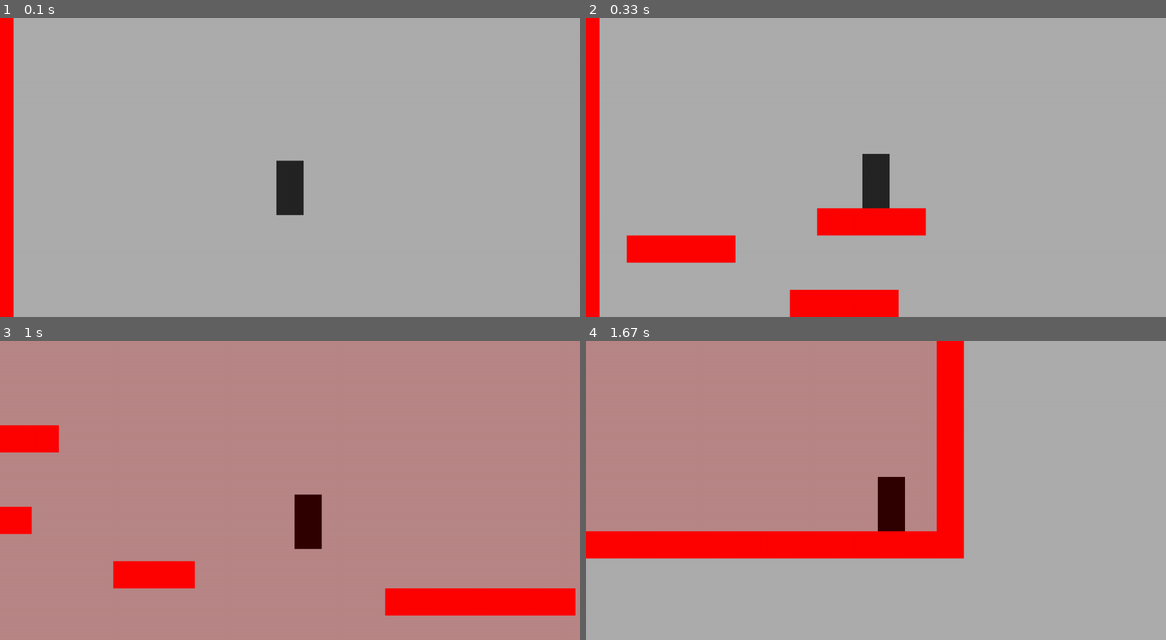
Above: before the commit, frames 1-4 (two rows, left to right).
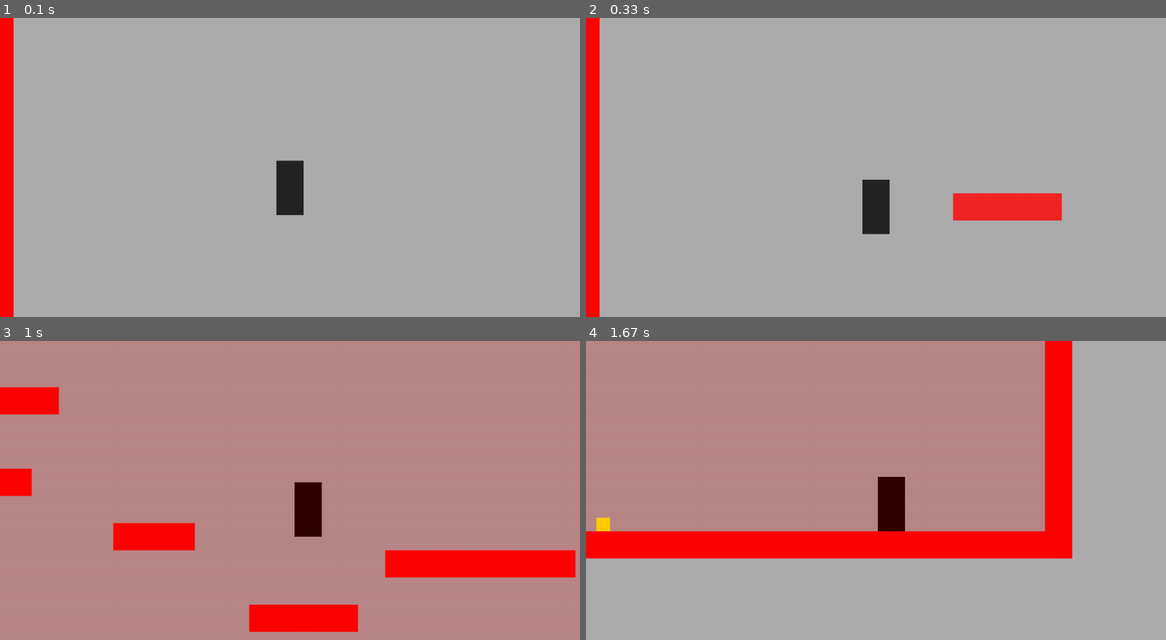
Above: after the commit, the same moments.

Repository: Alecsandr-Medvedev/pygame-project
Game: pygame game, started from scripts/game.py
Same seed, same stepped clock (60 frames per second), same inputs: the game is played once before the commit and once after it.
Inputs:
- Up to frame 1 (0.1 s): no input
- Up to frame 2 (0.33 s): no input
- Up to frame 3 (1 s): tap E at 0.33 s; hold Z from 0.67 s (still down); hold D from 0.67 s (still down); tap X at 0.73 s
- Up to frame 4 (1.67 s): tap X at 1.03, 1.23, 1.53 s; release Z at 1.13 s; release D at 1.13 s; hold D 1.17-1.63 s

Frame 1 is identical in both runs. In frame 2, 7.4% of the frame differs, in the area x 7-83%, y 45-100%; in frame 3, 14%; in frame 4, 17%, in the area x 1-84%, y 0-73%.

Commit message:
Коробки и частично кнопки

Diff:
--- a/data/levels/level1/surface2.txt
+++ b/data/levels/level1/surface2.txt
@@ -26,5 +26,5 @@
 10000000000000000000000000000000000000000000000001
 10000000000000000000000000000000000000000000000001
 10000000000000000000000000000000000000000000000001
-10000000000000000000000400000000000000004000000001
+10000000000000400000000000000040440000000000000001
 11111111111111111111111111111111111111111111111111
--- a/data/levels/level1/surface3.txt
+++ b/data/levels/level1/surface3.txt
@@ -26,5 +26,5 @@
 10000000000000000111000000000000000000000000000001
 10000000000000000000000000000000000000000000000001
 10000000000001110000000000000000000000000000000001
-10000000000000000000000000000000000000000000000001
+10000000000000000000000000000000510000000000000001
 11111111111111111111111111111111111111111111111111
--- a/scripts/classes.py
+++ b/scripts/classes.py
@@ -131,6 +131,7 @@
         super().__init__(pos)
         self.image = pygame.Surface(SIZE_PLAYER)
         self.image.fill('darkred')
+        self.active = False
 
 
 class Platform(Wall):
@@ -171,29 +172,52 @@
 
 
 class Box(Wall):
-    def __init__(self, pos):
+    def __init__(self, pos, level):
         super().__init__(pos)
         self.image.fill('green')
         self.collision = False
         self.last_pos_y = self.rect.y
+        self.surface = 'level1/surface' + str(level) + '.txt'
+        self.x = 0
+        self.y = 0
 
     def update(self, shift_x, shift_y):
         if not self.collision:
             self.last_pos_y = self.rect.y
             self.rect.y += GRAVITY
-            posx = (self.rect.x - shift_x) // CELL_W
-            repaint_map('level1/surface2.txt',
-                        (posx, (self.last_pos_y - shift_y) // CELL_H),
-                        (posx, (self.rect.y - shift_y) // CELL_H), 4)
+            self.x = round((self.rect.x - shift_x) / CELL_W) + 1
+            repaint_map(self.surface,
+                        (self.x, round((self.last_pos_y - shift_y) / CELL_H)),
+                        (self.x, round((self.rect.y - shift_y) / CELL_H)), 4)
+            self.y = (self.rect.y - shift_y) // CELL_H
         self.collision = False
 
     def push_me(self, shift_x, shift_y):
-        posx = (self.rect.x - shift_x) // CELL_W
-        posy = (self.rect.y - shift_y) // CELL_H
-        repaint_map('level1/surface2.txt', (posx, posy), (posx, posy), 0)
+        posx = round((self.rect.x - shift_x) / CELL_W) + 1
+        posy = round((self.rect.y - shift_y) / CELL_H)
+        repaint_map('level1/surface2.txt', (0, 0), (posx, posy), 0)
+        print(posx, posy)
+
+
+class Button(pygame.sprite.Sprite):
+    def __init__(self, pos, type):
+        super().__init__()
+        self.image = pygame.Surface((CELL_W // 2, CELL_H // 2))
+        self.image.fill('yellow')
+        self.rect = self.image.get_rect()
+        self.rect.x, self.rect.y = pos[0] + CELL_W // 2, pos[1] + CELL_H // 2
+        self.active = False
+        self.type = type
+
+    def update(self):
+        if self.active:
+            self.type.active = True
+
 
 
 def repaint_map(map, pos1, pos2, type):
+    if pos1 == pos2:
+        return
     file = [[int(j) for j in i.strip()] for i in open('../data/levels/' + map).readlines()]
     file[pos1[1]][pos1[0]] = 0
     file[pos2[1]][pos2[0]] = type
--- a/scripts/constants.py
+++ b/scripts/constants.py
@@ -21,6 +21,7 @@
 walls = pygame.sprite.Group()
 platforms = pygame.sprite.Group()
 boxes = pygame.sprite.Group()
+buttons = pygame.sprite.Group()
 
 screen = pygame.display.set_mode((WIDTH, (HEIGHT - 60)))
 fantom_screen = pygame.display.set_mode((WIDTH, (HEIGHT - 60)))
--- a/scripts/game.py
+++ b/scripts/game.py
@@ -1,6 +1,6 @@
-from constants import screen, fantom_screen, boxes, all_sprites, platforms, fantom_all_sprites, walls, clock, FPS, MAP1, MAP2, MAP3,\
+from constants import screen, fantom_screen, boxes, all_sprites, platforms, buttons, fantom_all_sprites, walls, clock, FPS, MAP1, MAP2, MAP3,\
     CELL_H, CELL_W
-from classes import Player, Wall, Camera, Door, Platform, Box
+from classes import Player, Wall, Camera, Door, Platform, Box, Button
 import pygame
 
 
@@ -27,14 +27,18 @@
     return platform
 
 
+def load_button(line, i, j, shift_x, shift_y, door):
+    pos = (j * CELL_W - shift_x, i * CELL_H - shift_y)
+    type = line[j + 1]
+    if type == 1:
+        btn = Button(pos, door)
+    all_sprites.add(btn)
+    buttons.add(btn)
+
+
 # Загрузка уровня
 def load_level(number, door):
-    shift_x = 0
-    shift_y = 0
-    for sprite in all_sprites:
-        shift_x = -sprite.rect.x
-        shift_y = -sprite.rect.y
-        break
+    shift_x, shift_y = map(lambda x: x * -1, return_shift())
     if number == 1:
         map_ = MAP1
     elif number == 2:
@@ -45,6 +49,7 @@
         return
     all_sprites.empty()
     walls.empty()
+    boxes.empty()
     count = 0
     for i, line in enumerate(map_):
         for j, el in enumerate(line):
@@ -64,9 +69,12 @@
                     platforms.add(platform)
                     count = 3
                 if el == 4:
-                    box = Box(pos)
+                    box = Box(pos, number)
                     all_sprites.add(box)
                     boxes.add(box)
+                if el == 5:
+                    count = 1
+                    load_button(line, i, j, shift_x, shift_y, door)
             else:
                 count -= 1
     return door
@@ -88,12 +96,18 @@
             map_ = MAP2
         else:
             map_ = MAP3
+        count = 0
         for i, line in enumerate(map_):
             for j, el in enumerate(line):
-                pos = (j * CELL_W - shift_x, i * CELL_H - shift_y)
-                if el:
-                    wall = Wall(pos)
-                    fantom_all_sprites.add(wall)
+                if not count:
+                    pos = (j * CELL_W - shift_x, i * CELL_H - shift_y)
+                    if el:
+                        wall = Wall(pos)
+                        fantom_all_sprites.add(wall)
+                        if el == 5:
+                            count += 1
+                else:
+                    count -= 1
     else:
         for i, line in enumerate(MAP1):
             for j in range(len(line)):
@@ -103,16 +117,19 @@
 
 
 def return_shift():
-    for w in walls:
-        return w.rect.x, w.rect.y
+    if walls:
+        for w in walls:
+            return w.rect.x, w.rect.y
+    else:
+        return 0, 0
 
 
 # Основной цикл
 def run():
     door = Door((0, 0))
-    level = 3
+    level = 2
     door = load_level(level, door)
-    load_fantom_level(3)
+    load_fantom_level(1)
     is_display_settings = 0
     pygame.display.set_caption("Play")
     player = Player()
@@ -148,7 +165,7 @@
                 if event.key == pygame.K_x:
                     load_fantom_level(level + 1)
                 if event.key == pygame.K_s:
-                    if collision_door:
+                    if collision_door and door.active:
                         return
                 if event.key == pygame.K_BACKSPACE:
                     get_box = True
@@ -172,11 +189,14 @@
         for col in collision_boxes:
             col.collision = True
         boxes.update(*return_shift())
+        collision_buttons = pygame.sprite.groupcollide(buttons, walls, False, False)
+        for col in collision_buttons:
+            col.active = True
 
         screen.fill('darkgray')
         all_sprites.draw(screen)
         if is_display_settings:
-            draw_settings(player, int(clock.get_fps()), collision_wall)
+            draw_settings(player, int(clock.get_fps()), collision_wall, level)
         fantom_screen.fill('gray')
         fantom_all_sprites.draw(fantom_screen)
         screen.blit(fantom_screen, (0, 0))
@@ -184,14 +204,15 @@
 
 
 # Служебная функция
-def draw_settings(player, fps, walls):
+def draw_settings(player, fps, walls, level):
     text_1 = f"Позиция игрока: {player.rect.center}"
     text_2 = f"Скорость по x: {player.speedx}"
     text_3 = f"Скорость по y: {player.speedy}"
-    text_7 = f""
+    text_7 = f"Коробки: {[(b.x, b.y) for b in boxes]}"
     text_5 = f"ФПС: {fps}"
-    text_4 = f'Стены (тип): {[w.type for w in walls]}'
-    text_6 = f''
+    text_4 = f'k'
+    text_6 = f'Сдвиг: {return_shift()}'
+    text_8 = f'Поверхность: {level}'
     draw_text(screen, text_1, 12, 10, 10, 'black')
     draw_text(screen, text_2, 12, 10, 30, 'black')
     draw_text(screen, text_3, 12, 10, 50, 'black')
@@ -199,6 +220,7 @@
     draw_text(screen, text_5, 12, 10, 90, 'black')
     draw_text(screen, text_6, 12, 10, 110, 'black')
     draw_text(screen, text_7, 12, 10, 130, 'black')
+    draw_text(screen, text_8, 12, 10, 150, 'black')
 
 
 if __name__ == '__main__':
